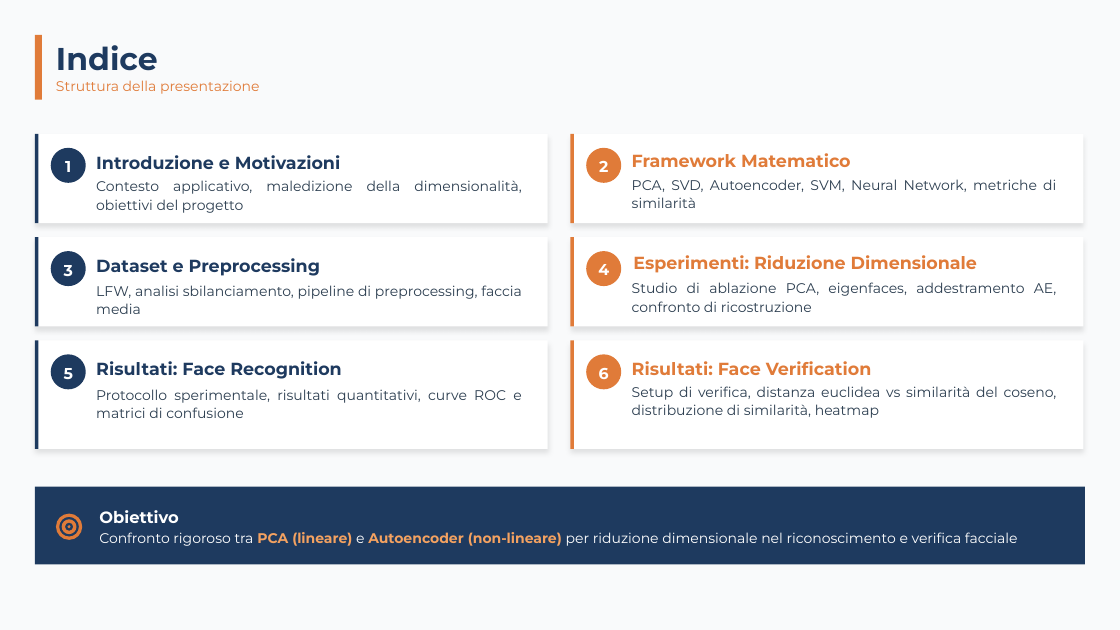
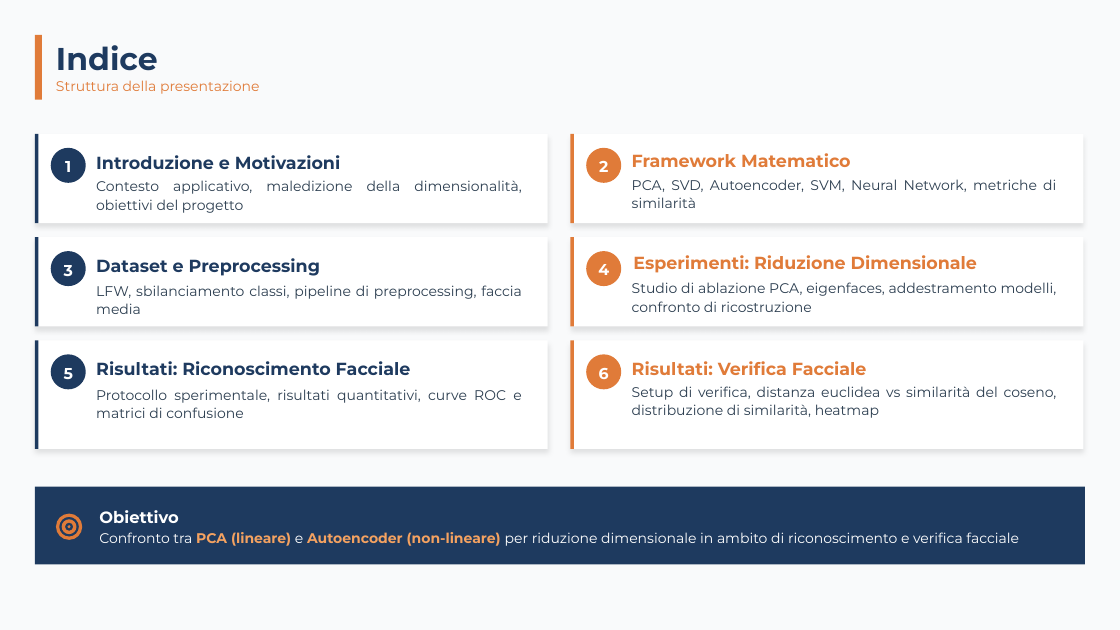
Before and after one commit to carrieroroberto/face-recognition-dimensionality-reduction, a slide deck: slide 2 of results/presentation/Carriero, Leone - Analisi Comparativa per Riduzione Dimensionale, Approccio Lineare e Non-Lineare per Riconoscimento e Verifica Facciale.pptx. Drawn at 1120x630 pixels with LibreOffice and Linux fonts; fonts in the diff are those of the drawing. Boxes give left, top, right and bottom in pixels: in the first picture for what was removed or moved away, otherwise in the second. Text is boxed around its words. In the diff, an @@ line names an element or a change of style, - is before the commit and + after.

Commit message:
presentation final version

```diff
--- a/results/presentation/Carriero, Leone - Analisi Comparativa per Riduzione Dimensionale, Approccio Lineare e Non-Lineare per Riconoscimento e Verifica Facciale.pptx
+++ b/results/presentation/Carriero, Leone - Analisi Comparativa per Riduzione Dimensionale, Approccio Lineare e Non-Lineare per Riconoscimento e Verifica Facciale.pptx
@@ text at (96,285,521,314): text changed @@
-LFW, analisi sbilanciamento, pipeline di preprocessing, faccia media
+LFW, sbilanciamento classi, pipeline di preprocessing, faccia media
@@ text at (632,282,1057,312): text changed @@
-Studio di ablazione PCA, eigenfaces, addestramento AE, confronto di ricostruzione
+Studio di ablazione PCA, eigenfaces, addestramento modelli, confronto di ricostruzione
@@ text at (96,361,411,375): text changed @@
-Risultati: Face Recognition
+Risultati: Riconoscimento Facciale
@@ text at (632,361,867,375): text changed @@
-Risultati: Face Verification
+Risultati: Verifica Facciale
@@ text at (99,532,1019,546): text changed @@
-Confronto rigoroso tra PCA (lineare) e Autoencoder (non-lineare) per riduzione dimensionale nel riconoscimento e verifica facciale
+Confronto tra PCA (lineare) e Autoencoder (non-lineare) per riduzione dimensionale in ambito di riconoscimento e verifica facciale
```
Also in this commit, not shown: 19 other slides changed, 2 other files.
